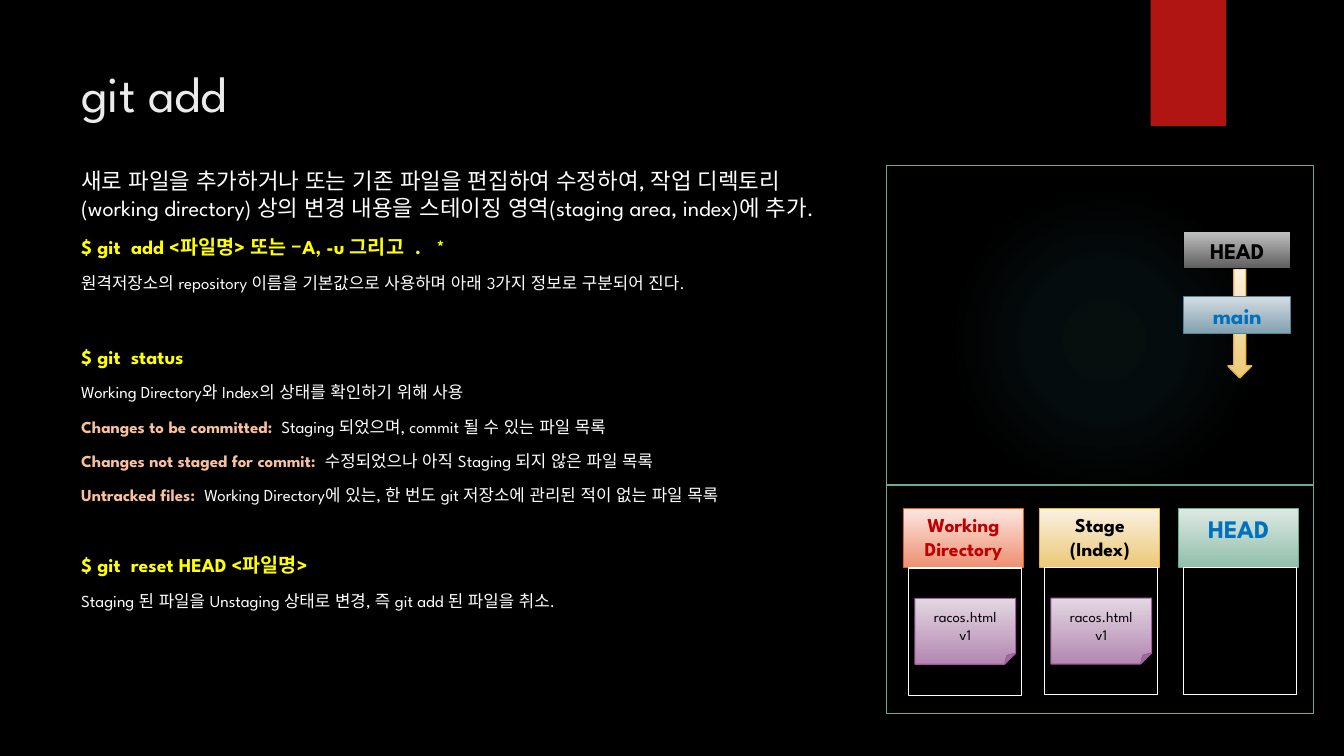
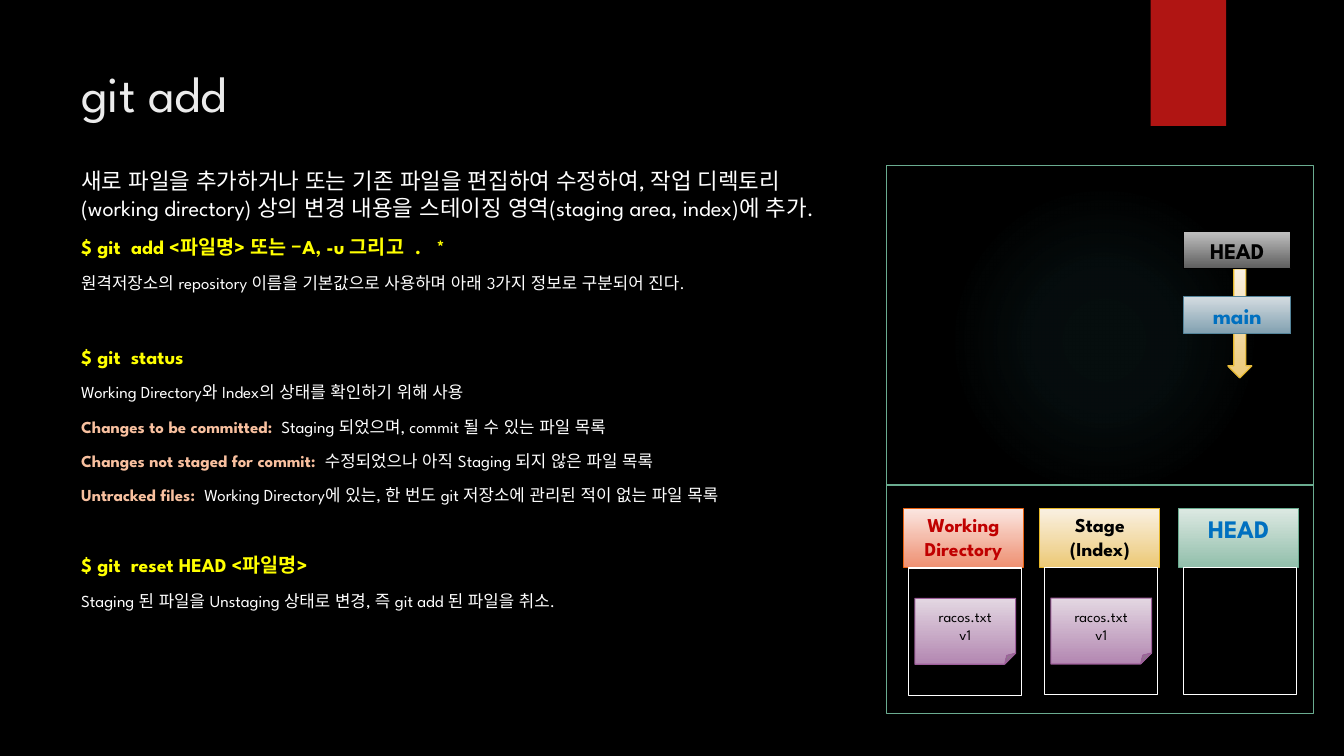
Before and after one commit to iredseal/Learning, a slide deck: slide 8 of Tools/git/SW 형상 관리.pptx. Drawn at 1344x756 pixels with LibreOffice and Linux fonts; fonts in the diff are those of the drawing; background and template pictures are left out. Boxes give left, top, right and bottom in pixels: in the first picture for what was removed or moved away, otherwise in the second. Text is boxed around its words. In the diff, an @@ line names an element or a change of style, - is before the commit and + after.

```diff
--- a/Tools/git/SW 형상 관리.pptx
+++ b/Tools/git/SW 형상 관리.pptx
@@ text in folded corner at [939,613,992,622]: text changed @@
-racos.html
+racos.txt
@@ text in folded corner at [1075,613,1128,622]: text changed @@
-racos.html
+racos.txt
```
Also in this commit, not shown: 3 other slides changed.
